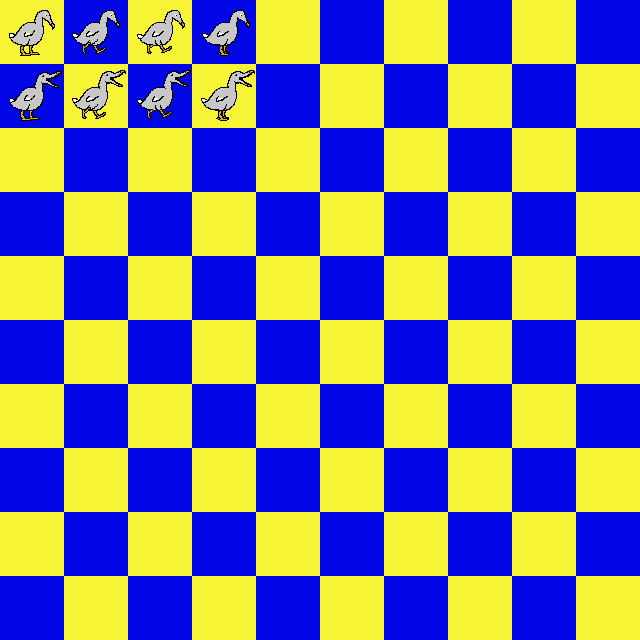
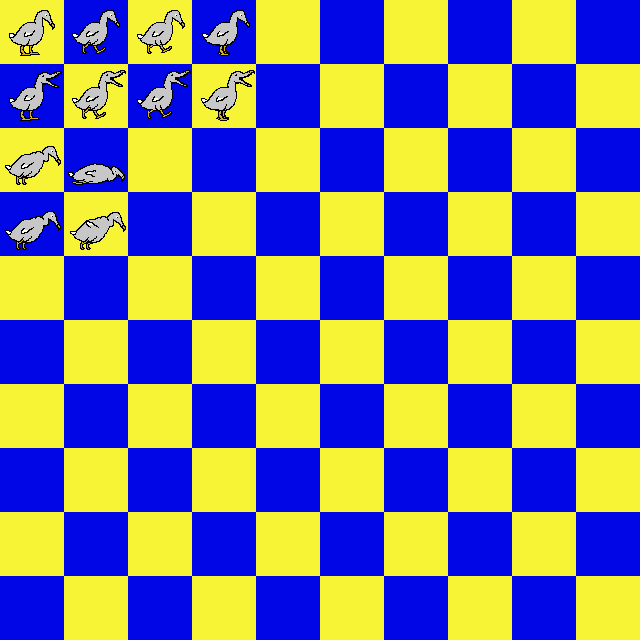
Layer changes from the first 640 × 640 image to the second:
painted on "Ebene" over box(5, 146, 126, 250)
